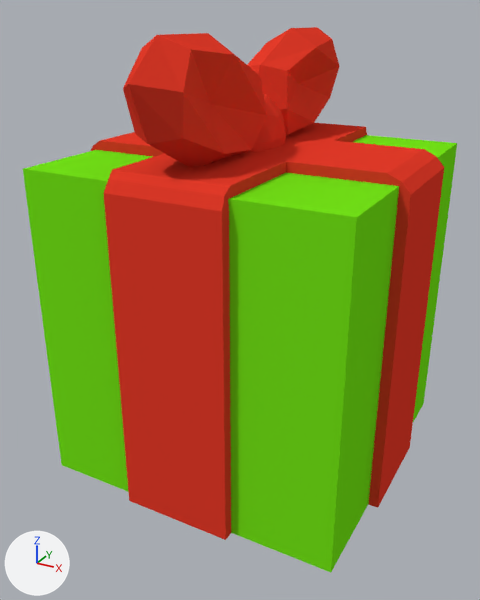
One commit to the Blender file models/present.blend: the scene before it, then after it.
Rendered twice from a camera (50 mm lens) standing at (2.68, -3.42, 2.68) and looking at (0.88, -0.15, 1.04). Lighting does not change. The marker at lower left points along +X, +Y and +Z.
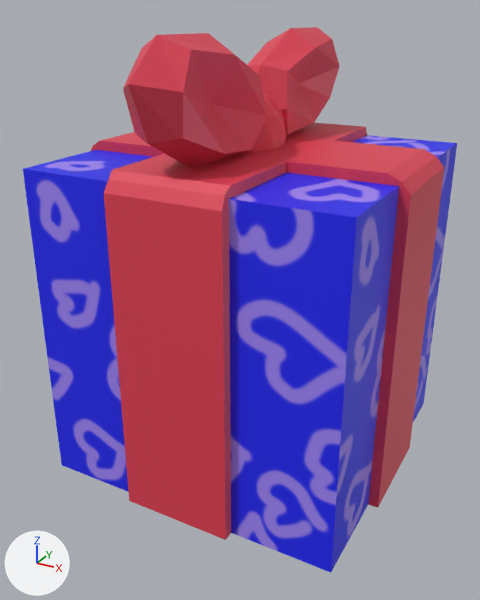
The newer file is also rescaled (x0.301), turned or shifted as a whole; pictures and numbers use the older file's frame.

What differs and where, as boxes [x1, y1, x2, y2] in the pictures (480 x 600 px):
'Cube', recoloured
    both: [91, 27, 444, 540]
'Cube.001', surface changed (green to blue)
    both: [23, 135, 457, 573]

The change in detail:
Picture 'Material.002 Base Color' (img_material_002_base_color) is new.
In material 'Material.002' (mat_material_002), base_color is no longer (0.174, 0.8, 0.0093), green #74e718.
Material 'Material.002' (mat_material_002) is now built by principled_material('Material.002') instead of diffuse_material('Material.002').
In material 'Material.002' (mat_material_002), texture is now set to img_material_002_base_color.
Material 'Material' (mat_material) is now built by principled_material('Material') instead of diffuse_material('Material').
Material 'Material' (mat_material) changes colour from red #e73c2a to red #e44055; in linear values from (0.8, 0.0451, 0.0234) to (0.777, 0.0506, 0.0903).
me_cube_001 has 8 vertices, 6 faces and spans x 0.0..2.0, y -1.0..1.0, z 0.0..2.0.
me_cube_001 is used by ob_cube_001; location (0.0, 0.0, 0.0); scale (0.92, 0.92, 0.953).
me_cube_001 part 1: texture (UV) coordinates changed.
